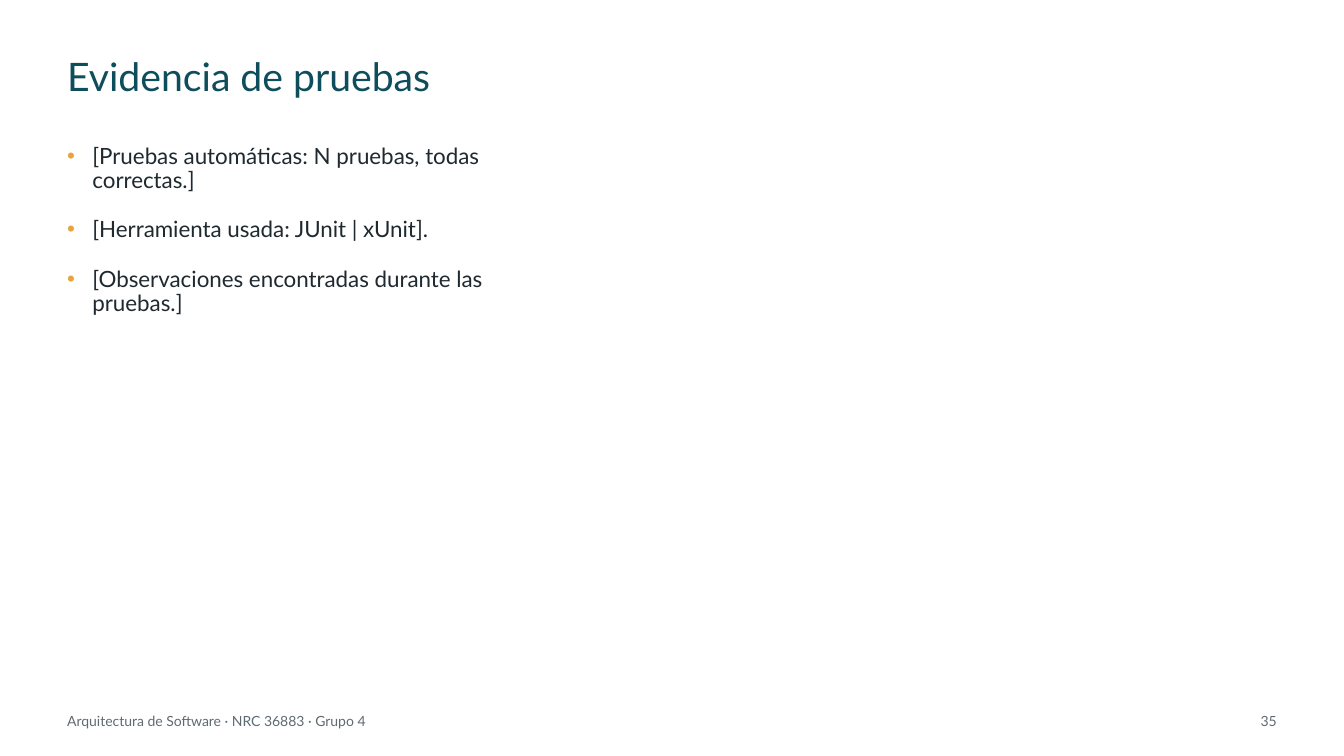
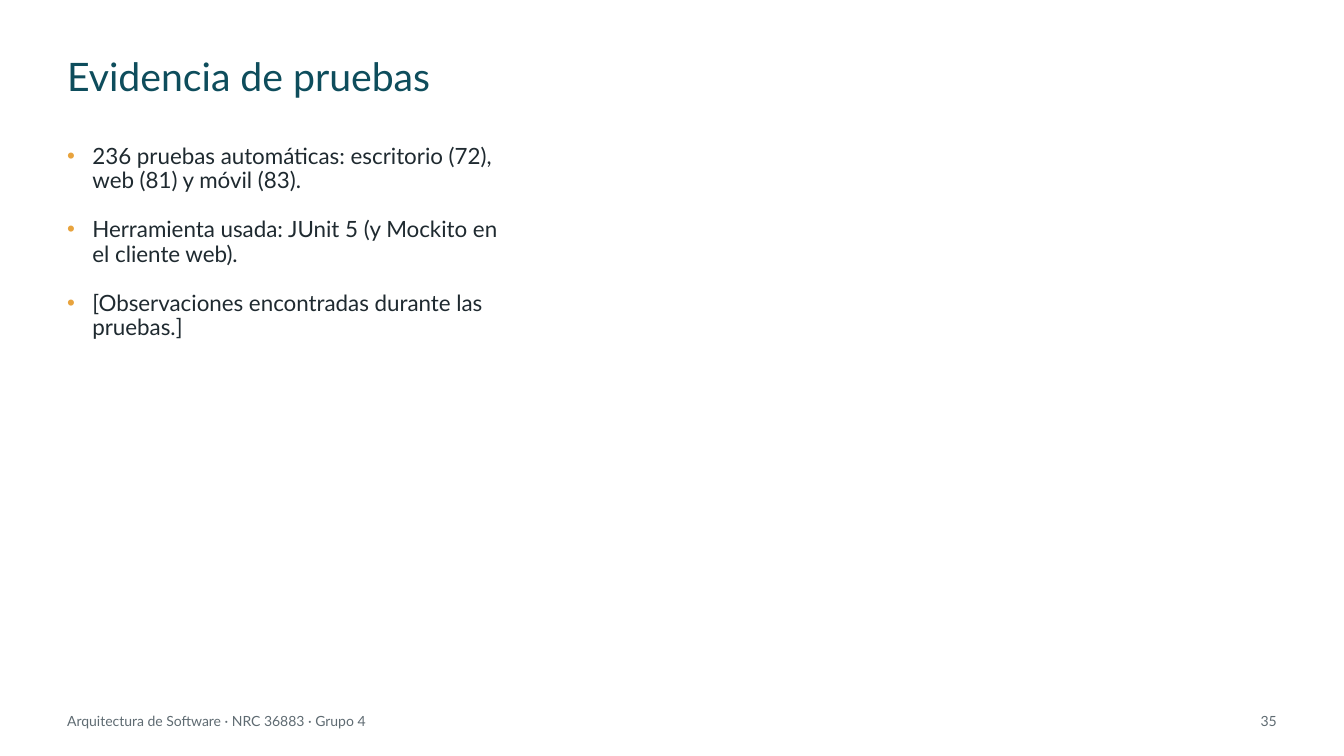
Before and after one commit to IMarcusDev/TI.1.3.-PAO202651_RESTFUL_JAVA_SINBDD_NRC_36883_GR04, a slide deck: slide 35 of 05. DOCUMENTACION/PRESENTACION TI.1.3. RESTFUL sin BDD en JAVA GR4.pptx. Drawn at 1344x756 pixels with LibreOffice and Linux fonts; fonts in the diff are those of the drawing. Boxes give left, top, right and bottom in pixels: in the first picture for what was removed or moved away, otherwise in the second. Text is boxed around its words. In the diff, an @@ line names an element or a change of style, - is before the commit and + after.

```diff
--- a/05. DOCUMENTACION/PRESENTACION TI.1.3. RESTFUL sin BDD en JAVA GR4.pptx
+++ b/05. DOCUMENTACION/PRESENTACION TI.1.3. RESTFUL sin BDD en JAVA GR4.pptx
@@ text at [92, 147, 497, 265]: text changed @@
-• [Pruebas automáticas: N pruebas, todas correctas.]
-• [Herramienta usada: JUnit | xUnit].
+• 236 pruebas automáticas: escritorio (72), web (81) y móvil (83).
+• Herramienta usada: JUnit 5 (y Mockito en el cliente web).
```
Also in this commit, not shown: 27 other slides changed.
